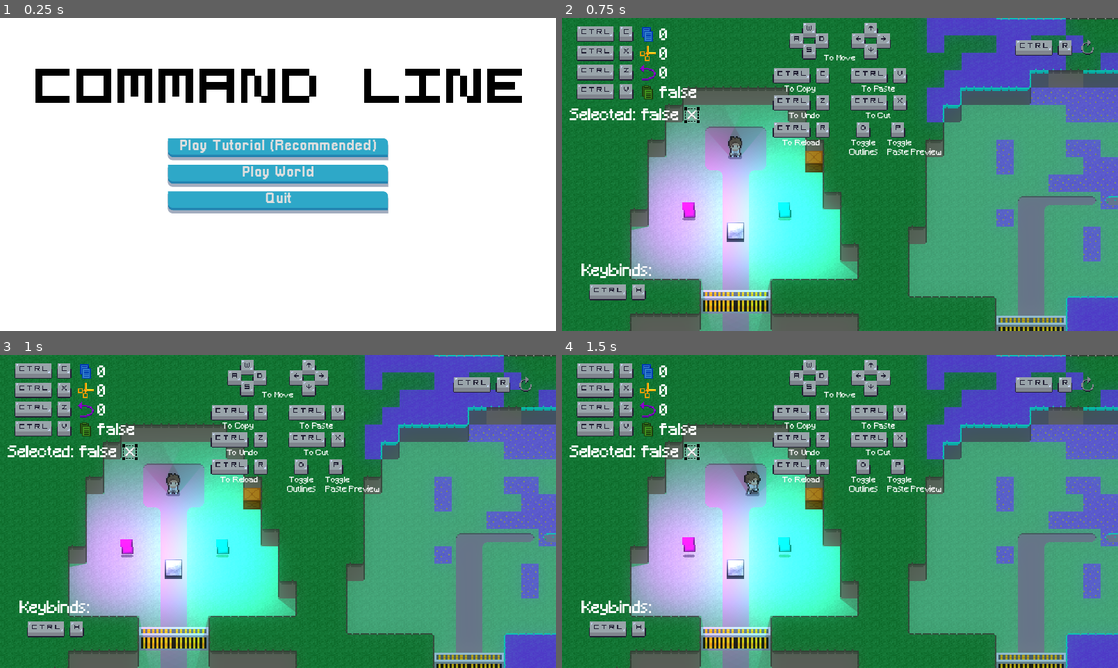
Above: before the commit, frames 1-4 (two rows, left to right).
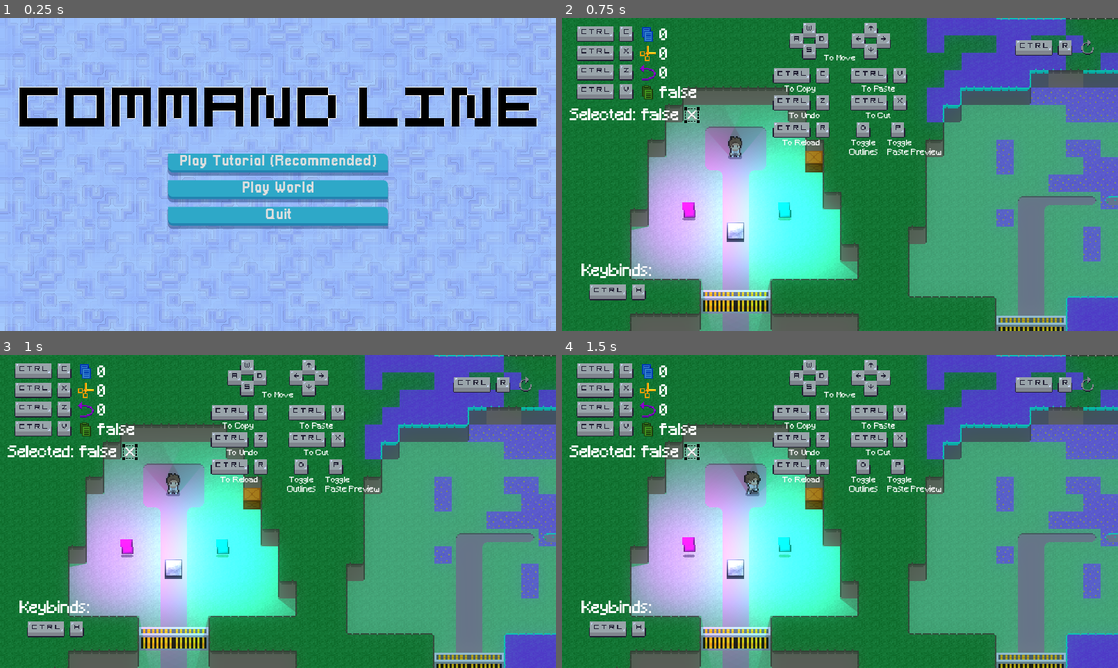
Above: after the commit, the same moments.

Repository: 2sabbas/13IT1-Game-Progect
Game: Godot game, scene res://Scenes/main_menu.tscn
Same seed, same stepped clock (60 frames per second), same inputs: the game is played once before the commit and once after it.
Inputs (mouse positions are in pixels of both pictures, inside the frame that each line leads up to):
- Up to frame 1 (0.25 s): no input
- Up to frame 2 (0.75 s): click "Play World" at 0.5 s
- Up to frame 3 (1 s): no input
- Up to frame 4 (1.5 s): tap Enter (enter) at 1.25, 1.35 s; move the mouse to (962, 495) at 1.27 s; hold D (move_right) from 1.28 s (still down)

The runs differ from the first frame. In frame 1, 97% of the frame differs, in the area x 0-100%, y 0-100%; in frame 2, nothing differs; in frame 3, nothing differs; in frame 4, nothing differs.

Commit message:
Finished Hand In Project

Diff:
--- a/Game/13it1game/Scenes/hud.tscn
+++ b/Game/13it1game/Scenes/hud.tscn
@@ -401,6 +401,134 @@
 }
 autoplay = "Fade_out_controls"
 
+[node name="Help Menu" type="Control" parent="."]
+layout_mode = 1
+anchors_preset = 5
+anchor_left = 0.5
+anchor_right = 0.5
+grow_horizontal = 2
+
+[node name="WASD" type="Sprite2D" parent="Help Menu"]
+position = Vector2(-64, 48)
+scale = Vector2(2, 2)
+texture = ExtResource("4_f4sq5")
+
+[node name="Arrow Keys" type="Sprite2D" parent="Help Menu"]
+position = Vector2(64, 48)
+scale = Vector2(2, 2)
+texture = ExtResource("5_uv3h6")
+
+[node name="Movement" type="Label" parent="Help Menu"]
+layout_mode = 0
+offset_left = -78.0
+offset_top = 76.0
+offset_right = 78.0
+offset_bottom = 111.0
+theme_override_fonts/font = ExtResource("4_qmw02")
+text = "To Move"
+horizontal_alignment = 1
+
+[node name="CTRL C" type="Sprite2D" parent="Help Menu"]
+position = Vector2(-80, 120)
+scale = Vector2(2, 2)
+texture = ExtResource("2_fccik")
+vframes = 7
+
+[node name="CTRL V" type="Sprite2D" parent="Help Menu"]
+position = Vector2(80, 120)
+scale = Vector2(2, 2)
+texture = ExtResource("2_fccik")
+vframes = 7
+frame = 3
+
+[node name="Copy_Paste" type="Label" parent="Help Menu"]
+layout_mode = 0
+offset_left = -146.0
+offset_top = 140.0
+offset_right = 146.0
+offset_bottom = 175.0
+theme_override_fonts/font = ExtResource("4_qmw02")
+text = "To Copy                   To Paste"
+horizontal_alignment = 1
+
+[node name="CTRL Z" type="Sprite2D" parent="Help Menu"]
+position = Vector2(-80, 176)
+scale = Vector2(2, 2)
+texture = ExtResource("2_fccik")
+vframes = 7
+frame = 2
+
+[node name="CTRL X" type="Sprite2D" parent="Help Menu"]
+position = Vector2(80, 176)
+scale = Vector2(2, 2)
+texture = ExtResource("2_fccik")
+vframes = 7
+frame = 1
+
+[node name="Undo_Cut" type="Label" parent="Help Menu"]
+layout_mode = 0
+offset_left = -146.0
+offset_top = 196.0
+offset_right = 146.0
+offset_bottom = 231.0
+theme_override_fonts/font = ExtResource("4_qmw02")
+text = "To Undo                   To Cut"
+horizontal_alignment = 1
+
+[node name="CTRL R" type="Sprite2D" parent="Help Menu"]
+position = Vector2(-80, 232)
+scale = Vector2(2, 2)
+texture = ExtResource("2_fccik")
+vframes = 7
+frame = 4
+
+[node name="Reload" type="Label" parent="Help Menu"]
+layout_mode = 0
+offset_left = -146.0
+offset_top = 252.0
+offset_right = -13.0
+offset_bottom = 287.0
+theme_override_fonts/font = ExtResource("4_qmw02")
+text = "To Reload"
+horizontal_alignment = 1
+
+[node name="O" type="Sprite2D" parent="Help Menu"]
+position = Vector2(48, 232)
+scale = Vector2(2, 2)
+texture = ExtResource("7_2e04q")
+hframes = 5
+vframes = 8
+frame = 14
+
+[node name="Outlines" type="Label" parent="Help Menu"]
+layout_mode = 0
+offset_left = 18.0
+offset_top = 252.0
+offset_right = 79.0
+offset_bottom = 287.0
+theme_override_fonts/font = ExtResource("4_qmw02")
+text = "Toggle
+Outlines"
+horizontal_alignment = 1
+
+[node name="P" type="Sprite2D" parent="Help Menu"]
+position = Vector2(120, 232)
+scale = Vector2(2, 2)
+texture = ExtResource("7_2e04q")
+hframes = 5
+vframes = 8
+frame = 15
+
+[node name="Paste Preview" type="Label" parent="Help Menu"]
+layout_mode = 0
+offset_left = 98.0
+offset_top = 252.0
+offset_right = 210.0
+offset_bottom = 306.0
+theme_override_fonts/font = ExtResource("4_qmw02")
+text = "Toggle
+Paste Preview"
+
 [node name="Instructions" type="Label" parent="."]
 layout_mode = 0
 offset_left = 271.0
--- a/Game/13it1game/Scenes/main_menu.tscn
+++ b/Game/13it1game/Scenes/main_menu.tscn
@@ -26,9 +26,9 @@
 anchor_right = 0.5
 anchor_bottom = 0.5
 offset_left = -228.0
-offset_top = -174.0
+offset_top = -142.0
 offset_right = 228.0
-offset_bottom = 174.0
+offset_bottom = 206.0
 grow_horizontal = 2
 grow_vertical = 2
 theme_override_constants/separation = 16
--- a/Game/13it1game/Scripts/hud.gd
+++ b/Game/13it1game/Scripts/hud.gd
@@ -1,6 +1,8 @@
 extends Control
 
 @onready var controls_animation_player: AnimationPlayer = $ControlsAnimationPlayer
+@onready var help_menu: Control = $"Help Menu"
+var show_help_menu = false
 
 @onready var instruction_animation_player: AnimationPlayer = $InstructionAnimationPlayer
 @onready var instructions: Label = $Instructions
@@ -21,16 +23,16 @@
 @onready var selected_icon: Sprite2D = $"Selected Icon"
 
 func _ready() -> void:
-	pass
+	controls_animation_player.play("Fade_out_controls")
+	help_menu.visible = show_help_menu
 
 
 var temp_instruction_visible = Global.instruction_visible
 
 func _process(delta: float) -> void:
 	if Input.is_action_just_pressed("help"):
-		controls_animation_player.play("RESET")
-	if Input.is_action_just_released("help"):
-		controls_animation_player.play("Fade_out_controls")
+		show_help_menu = !show_help_menu
+		help_menu.visible = show_help_menu
 
 
 	copies_available.text = str(Global.num_of_copies_available)
Binary file added: Game/13it1game/Assets/UI/COMMAND LINE Text.png
Not shown, added: Game/13it1game/Assets/UI/COMMAND LINE Text.png.import
Binary file changed: Game/13it1game/Assets/UI/COMMAND LINE menu.png
Binary file added: Game/13it1game/Assets/UI/Menu Background.png
Not shown, added: Game/13it1game/Assets/UI/Menu Background.png.import
Not shown: 2 places in Game/13it1game/Scenes/main_menu.tscn that only renumber resources
Not shown, changed: Game/13it1game/Assets/TileMap/Thumbs.db
Not shown, changed: Game/Comand Line.zip
